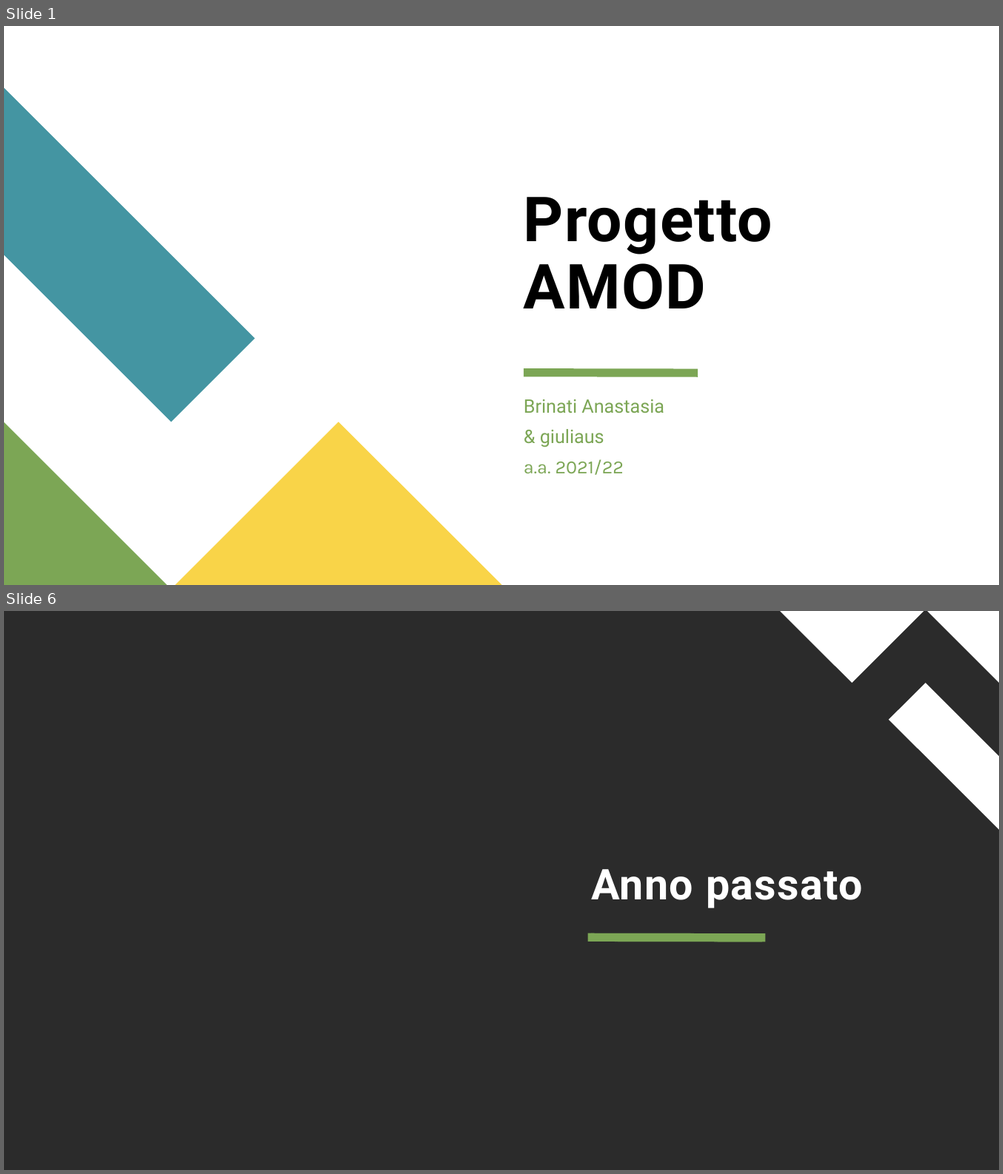
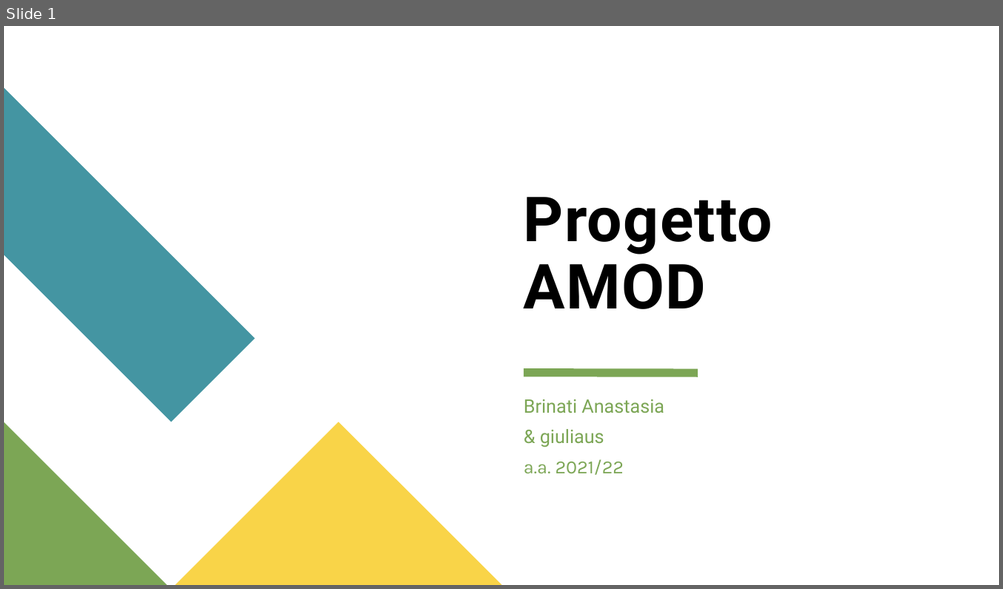
Before and after one commit to GiulioAppetito/Progetto-AMOD-21-22, a slide deck: Presentazione Progetto AMOD.pptx. Shown one above the other, each under a label of ours: slides 1 and 6 before the commit, slide 1 after it; the slides between them are not shown. The pictures are 1003x1174 and 1003x589 pixels, drawn with LibreOffice and Linux fonts; fonts in the diff are those of the drawing; background and template pictures are left out; a plain dark background stands for a picture behind light text. Boxes give left, top, right and bottom in pixels: in the first picture for what was removed or moved away, otherwise in the second. Text is boxed around its words. In the diff, an @@ line names an element or a change of style, - is before the commit and + after.

```diff
--- a/Presentazione Progetto AMOD.pptx
+++ b/Presentazione Progetto AMOD.pptx
@@ slide 6 removed at bbox=[4, 611, 999, 1170], background picture (left out) @@
@@ freeform shape removed at bbox=[780, 611, 923, 683] @@
@@ freeform shape removed at bbox=[927, 611, 999, 683] @@
@@ freeform shape removed at bbox=[889, 683, 999, 829] @@
@@ title removed at bbox=[591, 869, 862, 908] @@
-Anno passato
@@ line removed from (587, 938) to (762, 938) @@
@@ line removed from (591, 938) to (765, 938) @@
```
Also in this commit, not shown: 11 slides changed, 5 slides added, 1 other slide removed, 1 other file.
